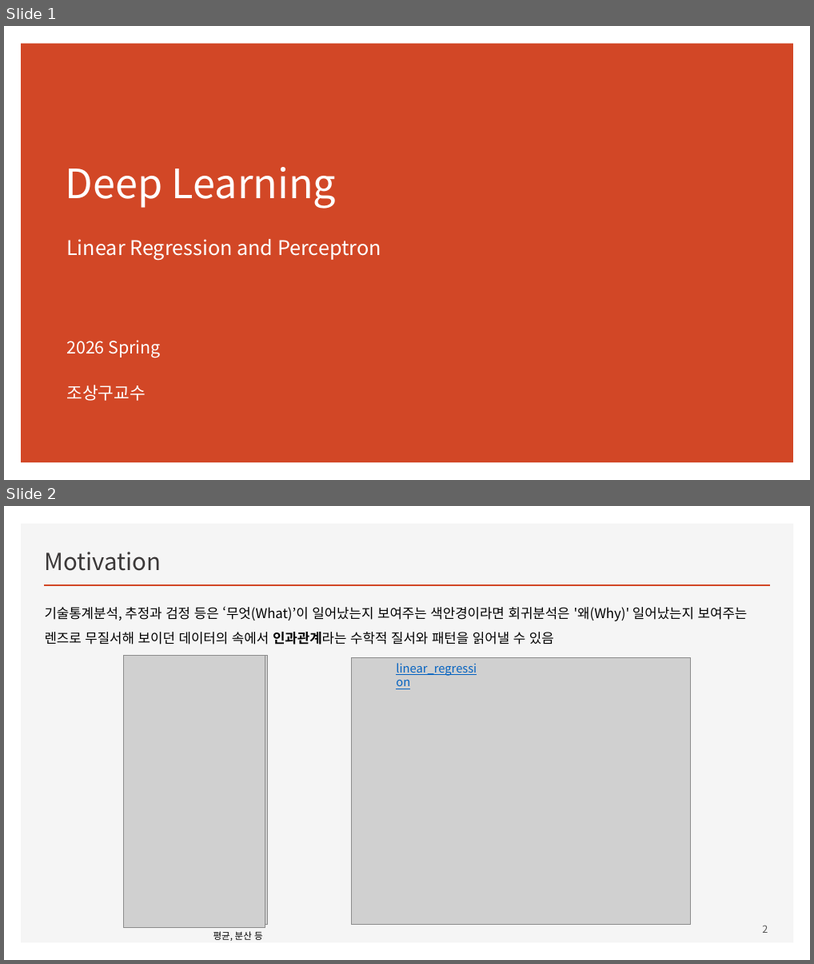
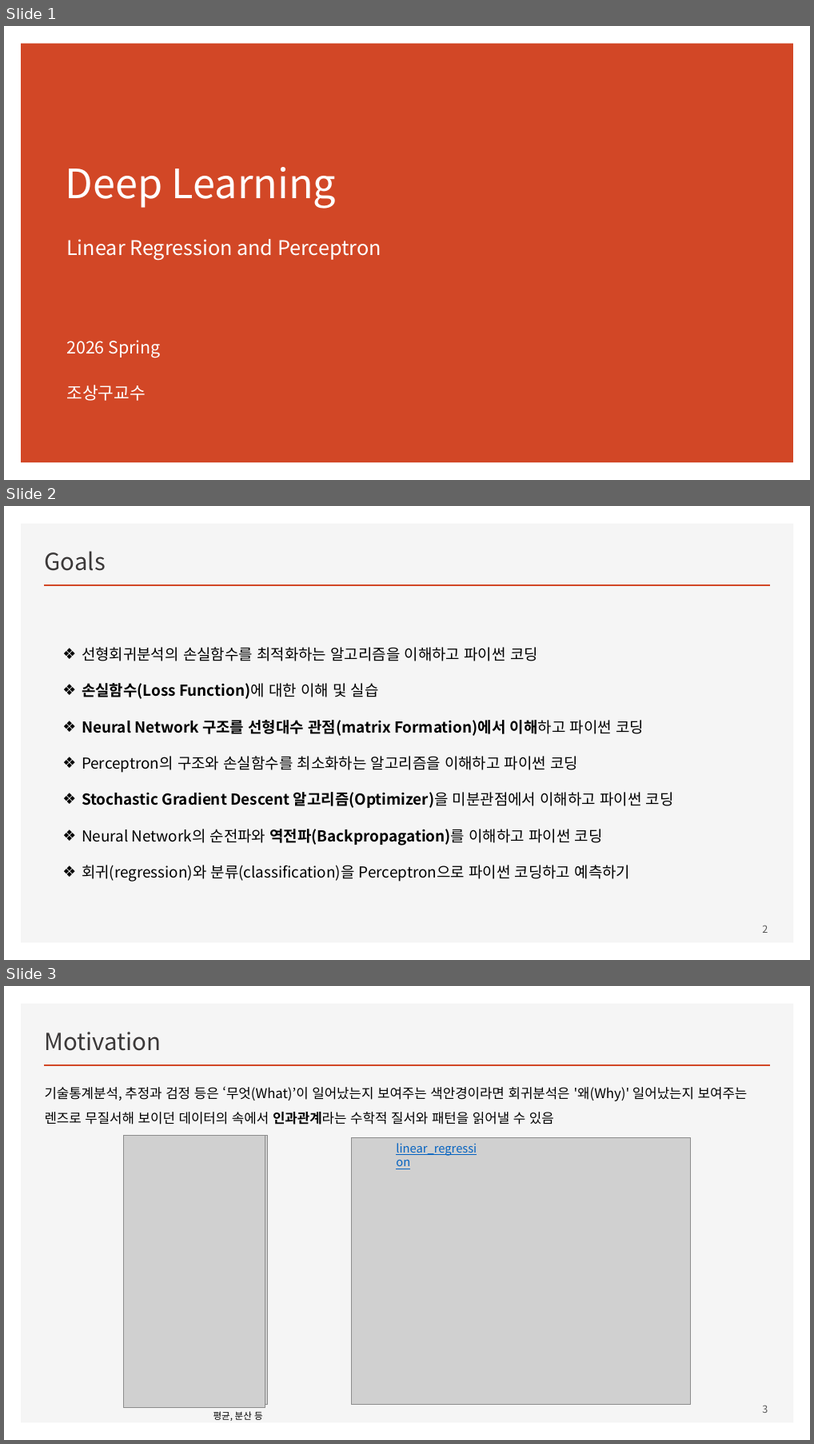
Before and after one commit to ancestor9/mathematics-for-machine-learning, a slide deck: Linear_Algebra/w4_Perceptron_Regression.pptx. Shown one above the other, each under a label of ours: slides 1 and 2 before the commit, slides 1, 2 and 3 after it. The pictures are 814x964 and 814x1444 pixels, drawn with LibreOffice and Linux fonts; fonts in the diff are those of the drawing; grey boxes stand for pictures. Boxes give left, top, right and bottom in pixels: in the first picture for what was removed or moved away, otherwise in the second. Text is boxed around its words. In the diff, an @@ line names an element or a change of style, - is before the commit and + after.

```diff
--- a/Linear_Algebra/w4_Perceptron_Regression.pptx
+++ b/Linear_Algebra/w4_Perceptron_Regression.pptx
@@ slide 2 added at box(4, 506, 810, 960), background #FFFFFF; not listed: 2 template elements that a slide beside it also shows @@
@@ title added at box(45, 551, 106, 571), 28 pt, text #3B3838 @@
+Goals
@@ text added at box(82, 647, 674, 881), 18 pt, text #000000 @@
+❖ 선형회귀분석의 손실함수를 최적화하는 알고리즘을 이해하고 파이썬 코딩
+❖ 손실함수(Loss Function)에 대한 이해 및 실습
+❖ Neural Network 구조를 선형대수 관점(matrix Formation)에서 이해하고 파이썬 코딩
+❖ Perceptron의 구조와 손실함수를 최소화하는 알고리즘을 이해하고 파이썬 코딩
+❖ Stochastic Gradient Descent 알고리즘(Optimizer)을 미분관점에서 이해하고 파이썬 코딩
+❖ Neural Network의 순전파와 역전파(Backpropagation)를 이해하고 파이썬 코딩
+❖ 회귀(regression)와 분류(classification)을 Perceptron으로 파이썬 코딩하고 예측하기
@@ page number added at box(762, 924, 768, 932), 12 pt, text #595959 @@
+2
@@ what was slide 2 is now slide 3 @@
```
Also in this commit, not shown: 4 slides changed, 8 other slides added.
